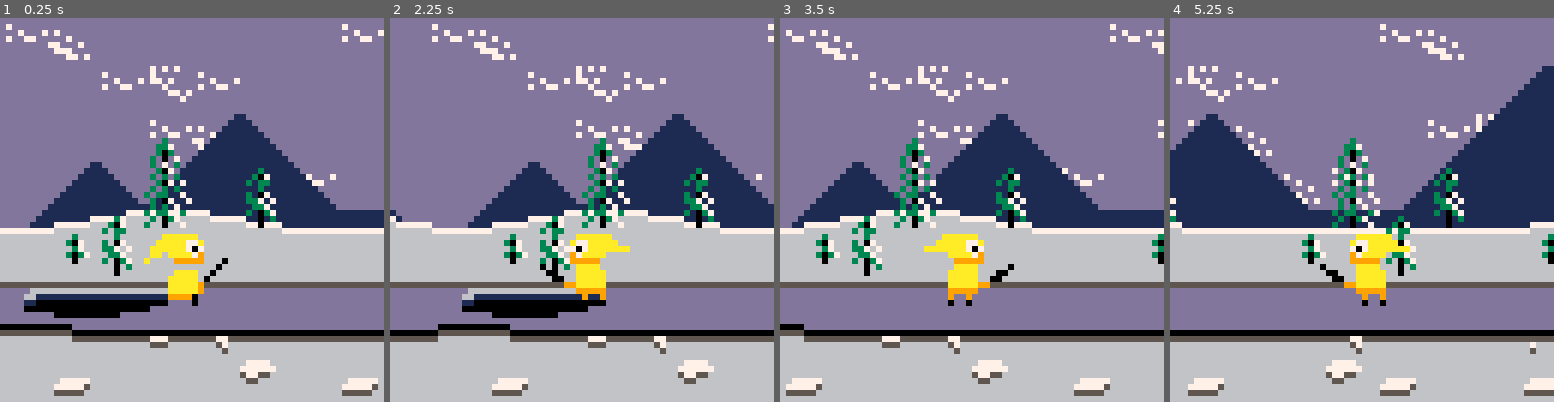
Above: before the commit, frames 1-4 (left to right).
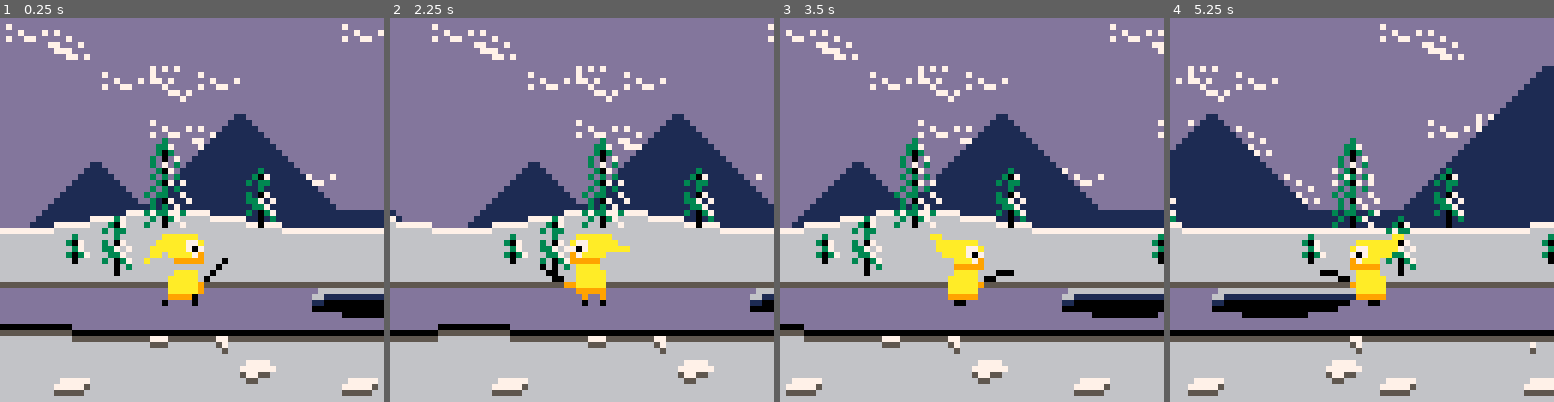
Above: after the commit, the same moments.

Repository: Aeklad/pico8
Game: PICO-8 cartridge fisher.p8
Two runs of this game, one before a commit and one after it. Both use one fixed random seed, a clock stepped at 60 frames per second and the inputs below.
Inputs:
- Up to frame 1 (0.25 s): no input
- Up to frame 2 (2.25 s): tap O (Z key) at 0.33, 0.7, 1.43, 2.22 s; tap X (X key) at 1.07, 2.07 s; hold Left from 1.97 s (still down)
- Up to frame 3 (3.5 s): release Left at 2.37 s; tap X (X key) every 0.33 s from 2.4 to 3.4 s; hold Down 2.42-2.82 s; hold Right from 2.87 s (still down); tap O (Z key) at 3.1 s
- Up to frame 4 (5.25 s): release Right at 3.53 s; hold Up 3.58-4.08 s; tap X (X key) every 0.33 s from 3.73 to 5.07 s; tap O (Z key) at 3.98, 4.87 s; hold Right 4.13-4.53 s; hold Down 4.58-5.08 s; hold Left from 5.13 s (still down)

The runs differ from the first frame. In frame 1, 3.8% of the frame differs, in the area x 6-100%, y 70-79%; in frame 2, 2.7%; in frame 3, 3.0%; in frame 4, 3.6%.

Commit message:
starting collisions

Diff:
--- a/fisher.p8
+++ b/fisher.p8
@@ -23,13 +23,8 @@
   y=35,
   fishing=false
  }
- hl = {
-  s=112,
-  w=4,
-  h=1,
-  x=32,
-  y=44
-  }
+
+ holes={}
 
  parallax = { --Map  coordinates and placement for parallax background
   cx={16,0,0,16,0},
@@ -41,8 +36,27 @@
   dx={0,0,0,0,0},
   max_dx={1,1.5,2,2,3}
  }
-end
-
+
+ create_hole(48)
+ create_hole(rnd(128))
+end
+
+function create_hole(_x)
+ local b = {
+  s=112,
+  w=4,
+  h=1,
+  x=_x,
+  y=44,
+  dx=0,
+  max_dx=2
+  }
+ add(holes,b)
+end
+
+function collide(a,b)
+ return a.w>b.x and a.x < b.x and a.h > b.y and a.y < b.y
+end
 
 function move() -- set the acceleration variable so character appears to move left or right and flip accordingly
  acc=0
@@ -53,6 +67,11 @@
  else
   flp=false
  end
+ for h in all(holes) do
+  if collide(h,pl) then
+  _init()
+  end
+ end
 end
 
 function frmflp(sp,f1,f2) --flip through specific frames on the sprite sheet
@@ -67,15 +86,15 @@
    aw=.05
    frmflp(pl,2,6) -- walking animation
   elseif btn(3) then
+   pl.sofst=10
+   acc=0
+   aw=.2
+   frmflp(pl,2,4) --fishing animation
+  elseif btn(2) then
    pl.sofst=30
    acc=0
    aw=.2
-   frmflp(pl,2,8) --fishing animation
-  elseif btn(2) then
-   pl.sofst=38
-   acc=0
-   aw=.2
-   frmflp(pl,2,6) --fishing animation
+   frmflp(pl,2,14) --fishing animation
   else
    pl.sofst=0
    aw=.2
@@ -105,6 +124,13 @@
  move()
  animate()
  parallax_scroll()
+
+ for h in all(holes) do
+  h.dx *= friction
+  h.dx += acc
+  h.dx = mid(-h.max_dx,h.dx,h.max_dx)
+  h.x -=h.dx
+ end
 end
 
 function _draw()
@@ -115,23 +141,25 @@
   map(parallax.cx[i],parallax.cy[i],parallax.x[i]-128,parallax.y[i],parallax.cw[i],parallax.ch[i])
  end
 
- spr(hl.s,parallax.x[3],hl.y,hl.w,hl.h)
+ for hl in all(holes) do
+  spr(hl.s,hl.x,hl.y,hl.w,hl.h)
+ end
  spr((pl.s+pl.sofst),pl.x,pl.y,pl.w,pl.h,flp)
 end
 __gfx__
 00000000000000008888888888888888888888888888888888888888888888888888888888888888888888888888888888888888888888888888888888888888
-0000000000000000888aaaaaa8888888888aaaaaa88888888aa88888888888888888aaaaa8888888888aaaaaa888888888888888888888888888888888888888
-000000000000000088aaaaa77a88888888aaaaa77a88888888aaaaaaa8888888888aaaaa7a88888888aaaaaa7a88888888888888888888888888888888888888
-00000000000000008aaaaaa707888888aaaaaaa70788888888aaaaa77a88888888aaaaa7778888888aaaaaa77788888888888888888888888888888888888888
-00000000000000008aa8aaaa798888888888aaaa79888888888aaaa70788888888aaaaa7708888888aa8aaa77088808888888888888888888888888888888888
-0000000000000000a888899999888088888889999988888888888aaa7988888888aa89999988808888a889999988088888888888888888888888888888888888
-0000000000000000888888888888088888888aaaa88888088888899999888888888a88888888088888888aaaa880888888888888888888888888888888888888
-000000000000000088888aaaa88088888888aaaaa888008888888aaaa888000888888aaaa88088888888aaaaa808888888888888888888888888888888888888
-00000000000000008888aaaaa80888888888aaaaa88008888888aaaaa80088888888aaaaa80888888888aaaaa988888888888888888888888888888888888888
-00000000000000008888aaaaa98888888888aaaaa99888888888aaaaa98888888888aaaaa98888888888aaaaa988888888888888888888888888888888888888
-00000000000000008888aaaaa988888888889999988888888888aaaaa88888888888aaaaa9888888888899999888888888888888888888888888888888888888
-00000000000000008888999908888888888898898888888888889999988888888888999998888888888899999888888888888888888888888888888888888888
-00000000000000008880888808888888888808808888888888888008888888888880888808888888888088880888888888888888888888888888888888888888
+0000000000000000888aaaaaa8888888888aaaaaa88888888aa88888888888888888aaaaa8888888888aaaaaa88888888888aaaaa8888888888aaaaaa8888888
+000000000000000088aaaaa77a88888888aaaaa77a88888888aaaaaaa8888888888aaaaa7a88888888aaaaaa7a888888888aaaaa7a88888888aaaaaa7a888888
+00000000000000008aaaaaa707888888aaaaaaa70788888888aaaaa77a88888888aaaaa7778888888aaaaaa77788888888aaaaa7778888888aaaaaa777888888
+00000000000000008aa8aaaa798888888888aaaa79888888888aaaa70788888888aaaaa7708888888aa8aaa77088808888aaaaa7708888888aa8aaa770888088
+0000000000000000a888899999888088888889999988888888888aaa7988888888aa89999988808888a889999988088888aa89999988808888a8899999880088
+0000000000000000888888888888088888888aaaa88888088888899999888888888a88888888088888888aaaa8808888888a88888888080888888aaaa8808088
+000000000000000088888aaaa88088888888aaaaa888008888888aaaa888000888888aaaa88088888888aaaaa808888888888aaaa88088088888aaaaa8088088
+00000000000000008888aaaaa80888888888aaaaa88008888888aaaaa80088888888aaaaa80888888888aaaaa98888888888aaaaa80888088888aaaaa9888088
+00000000000000008888aaaaa98888888888aaaaa99888888888aaaaa98888888888aaaaa98888888888aaaaa98888888888aaaaa98888088888aaaaa9888088
+00000000000000008888aaaaa988888888889999988888888888aaaaa88888888888aaaaa988888888889999988888888888aaaaa98888088888999998888808
+00000000000000008888999908888888888898898888888888889999988888888888999998888888888899999888888888889999988880888888999998888808
+00000000000000008880888808888888888808808888888888888008888888888880888808888888888088880888888888808888088880888880888808888808
 00000000000000008888888888888888888888888888888888888888888888888888888888888888888888888888888888888888888888888888888888888888
 00000000000000008888888888888888888888888888888888888888888888888888888888888888888888888888888888888888888888888888888888888888
 00000000000000008888888888888888888888888888888888888888888888888888888888888888888888888888888888888888888888888888888888888888
@@ -144,9 +172,9 @@
 88888aaaa880888888888aaaa88808088a8889999988888888a89999988888888a89999988808880a899999889888888aa899999898888888888888888888888
 8888aaaaa80888888888aaaaa880888888888aaaa88800888888aaaa8888888888a8aaaa8a9888888a88aaaaaa888888a888aaaaaa8888888888888888888888
 8888aaaaa98888888888aaaaaa9888888888aaaaa8808808888aaaaaa88800888888aaaaaa9888888888aaaaaa8888888888aaaaaa8888888888888888888888
-8888aaaaa98888888888aaaaaa9888888888aaaaaa988808888aaaaaaa8088088888aaaaaa8888888888aaaaaa8888888888aaaaaa8888888888888888888888
-888899999888888888889999988888888888aaaaaa9888888888aaaaaa98880888888aaaa888888888888aaaa888888888888aaaa88888888888888888888888
-88889999988888888888999998888888888899999888888888889999989888088888899998888888888889999888888888888999988888888888888888888888
+8888aaaaa98888888888aaaaaa9888888888aaaaaa988888888aaaaaaa8088088888aaaaaa8888888888aaaaaa8888888888aaaaaa8888888888888888888888
+888899999888888888889999988888888888aaaaaa9888888888aaaaaa98888888888aaaa888888888888aaaa888888888888aaaa88888888888888888888888
+88889999988888888888999998888888888899999888888888889999989888888888899998888888888889999888888888888999988888888888888888888888
 88808888088888888880888808888888888088880888888888888088088888888888880880888888888888808088888888888080888888888888888888888888
 88888888888888888888888888888888888888888888888888888888888888888888888888888888888888888888888888888888888888888888888888888888
 88888888888888888888888888888888888888888888888888888888888888888888888888888888888888888888888888888888888888888888888888888888
